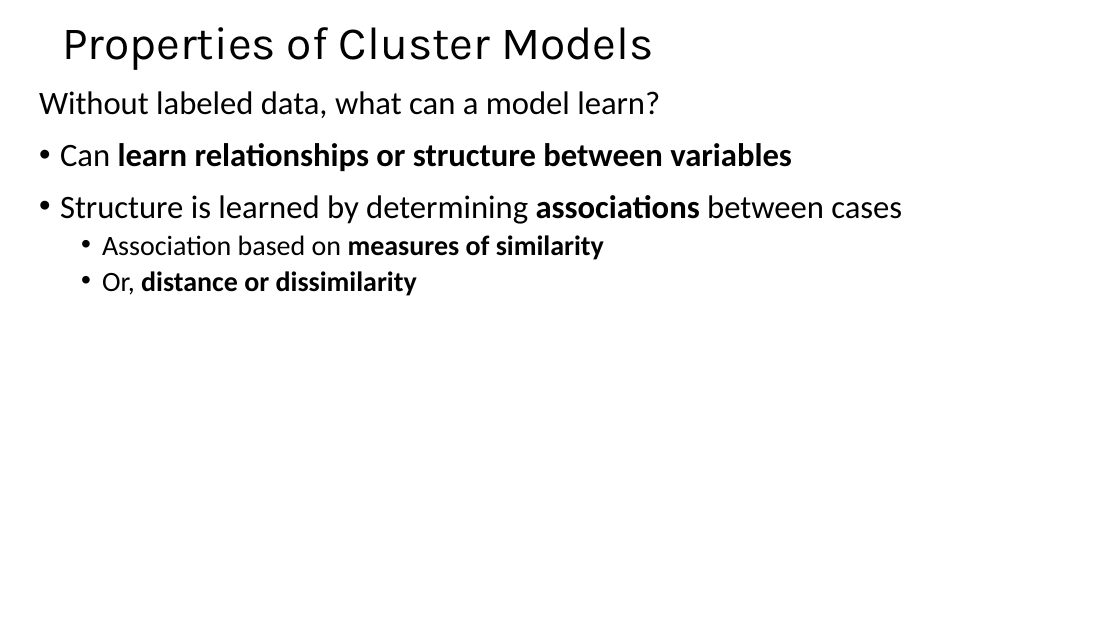
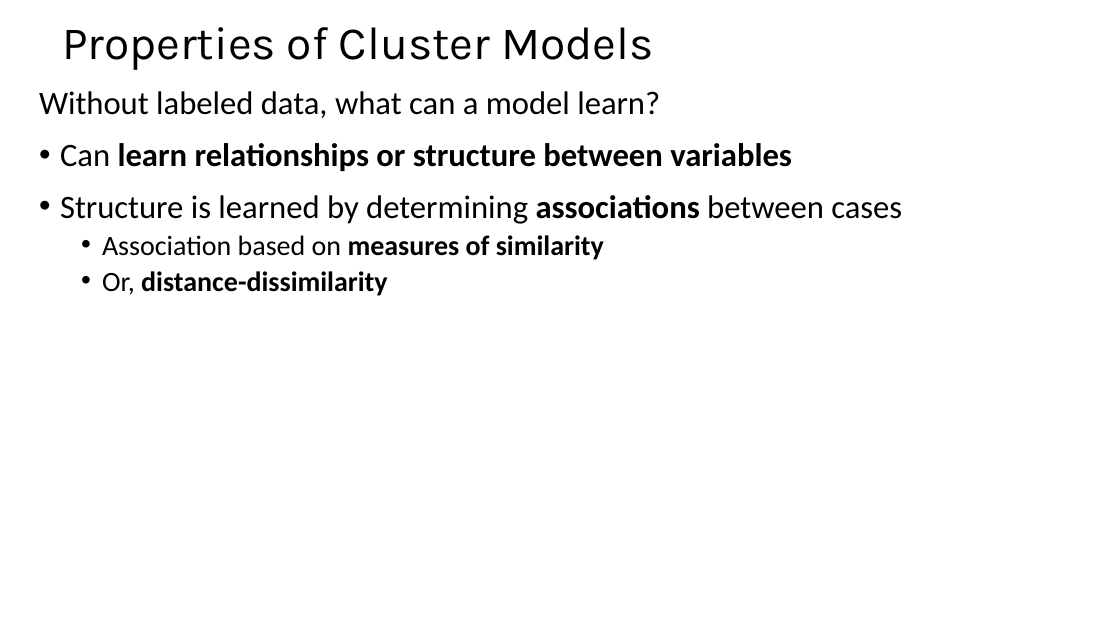
Before and after one commit to LucaComi/CSCI-E-108, a slide deck: slide 7 of slides/9_IntroductionToClustering_Part1.pptx. Drawn at 1120x630 pixels with LibreOffice and Linux fonts; fonts in the diff are those of the drawing. Boxes give left, top, right and bottom in pixels: in the first picture for what was removed or moved away, otherwise in the second. Text is boxed around its words. In the diff, an @@ line names an element or a change of style, - is before the commit and + after.

```diff
--- a/slides/9_IntroductionToClustering_Part1.pptx
+++ b/slides/9_IntroductionToClustering_Part1.pptx
@@ text at bbox=[102, 271, 387, 296]: text changed @@
-  • Or, distance or dissimilarity
+  • Or, distance-dissimilarity
```
Also in this commit, not shown: 7 other slides changed, 1 slide removed.
